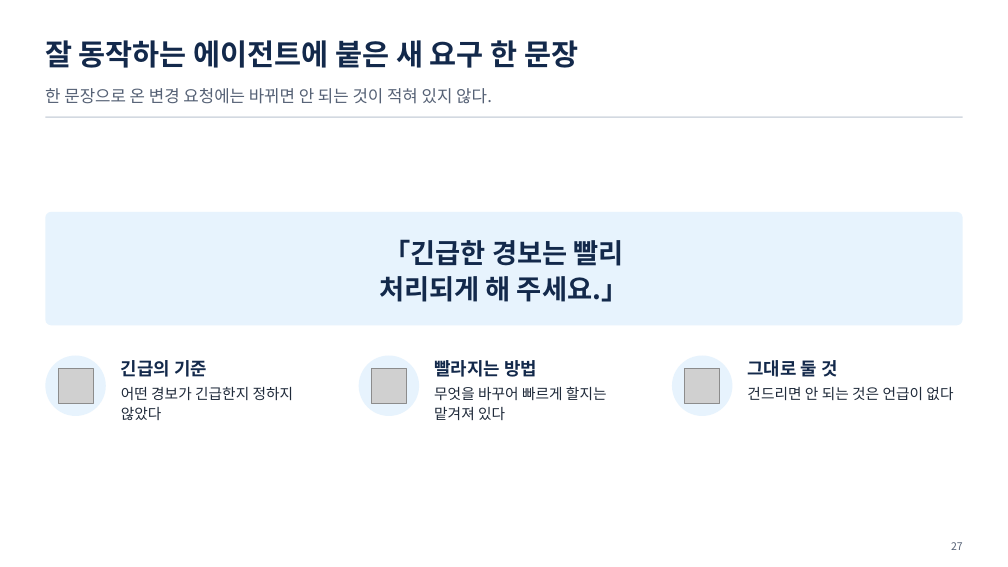
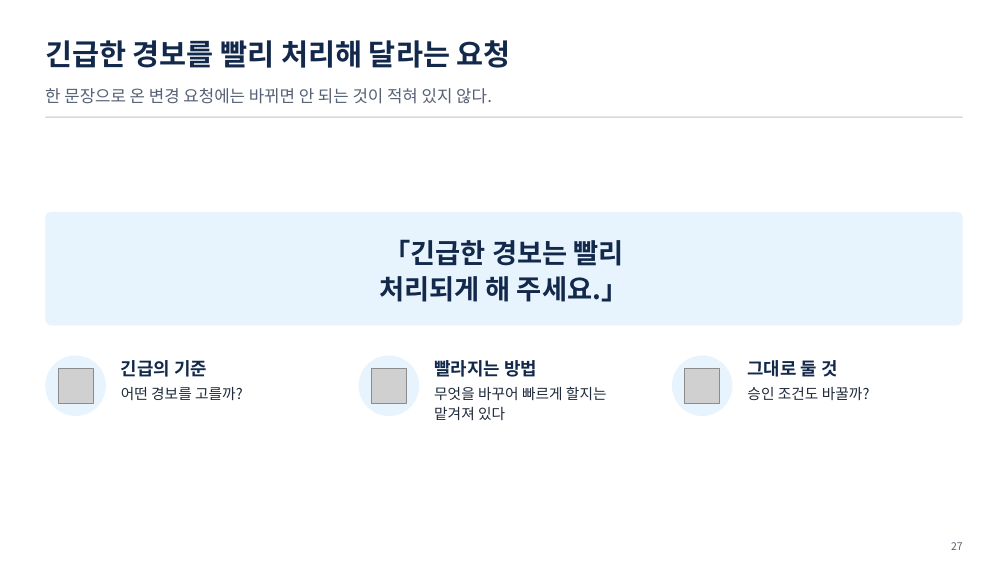
Before and after one commit to uengine-oss/hyd-iot-edu, a slide deck: slide 27 of workspace/강의제작/산출물/통합반/이론/07회차/통합반_07일차.pptx. Drawn at 1008x567 pixels with LibreOffice and Linux fonts; fonts in the diff are those of the drawing; grey boxes stand for pictures. Boxes give left, top, right and bottom in pixels: in the first picture for what was removed or moved away, otherwise in the second. Text is boxed around its words. In the diff, an @@ line names an element or a change of style, - is before the commit and + after.

```diff
--- a/workspace/강의제작/산출물/통합반/이론/07회차/통합반_07일차.pptx
+++ b/workspace/강의제작/산출물/통합반/이론/07회차/통합반_07일차.pptx
@@ text at (x1=45, y1=40, x2=511, y2=68): text changed @@
-잘 동작하는 에이전트에 붙은 새 요구 한 문장
+긴급한 경보를 빨리 처리해 달라는 요청
@@ text at (x1=121, y1=387, x2=243, y2=400): text changed @@
-어떤 경보가 긴급한지 정하지 않았다
+어떤 경보를 고를까?
@@ text at (x1=747, y1=387, x2=870, y2=400): text changed @@
-건드리면 안 되는 것은 언급이 없다
+승인 조건도 바꿀까?
```
Also in this commit, not shown: 3 other slides changed, 1 slide added, 1 slide removed, 26 other files.
